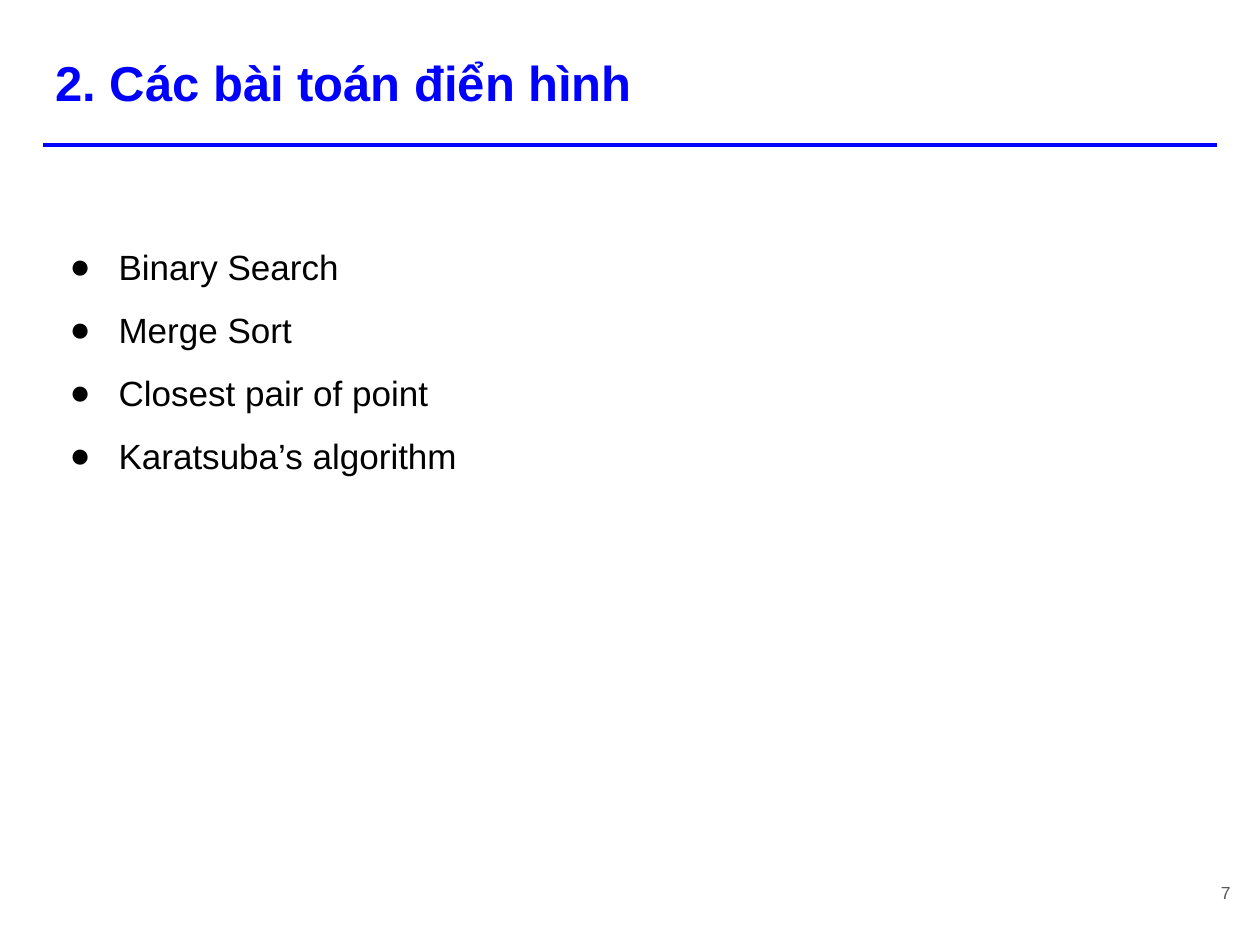
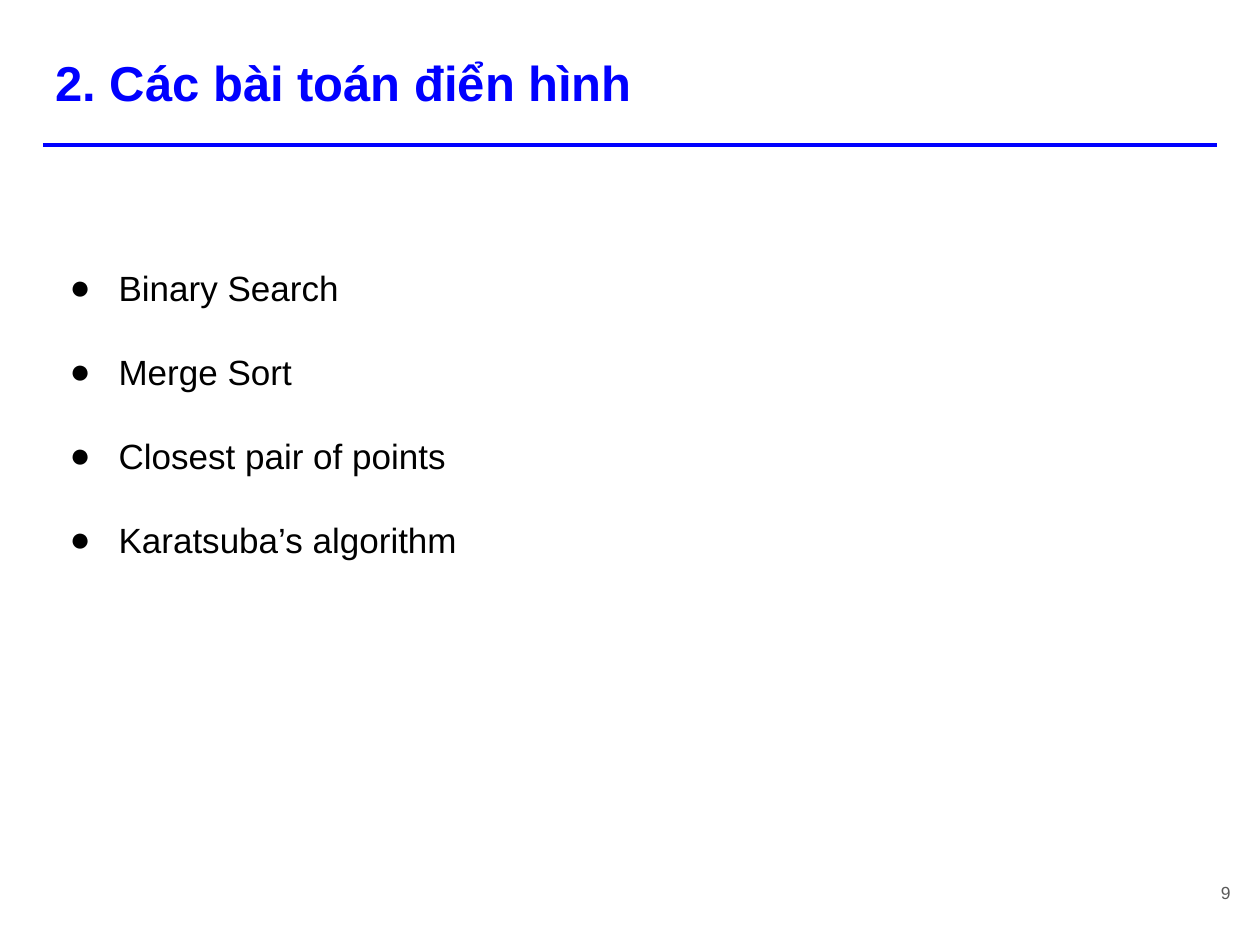
Before and after one commit to tiennvcs/CS112.L11.KHTN-DesignAnalysisAlgorithm, a slide deck: slide 9 of Seminar/[Seminar] Divide and Conquer.pptx (slide 7 before the commit). Drawn at 1260x945 pixels with LibreOffice and Linux fonts; fonts in the diff are those of the drawing. Boxes give left, top, right and bottom in pixels: in the first picture for what was removed or moved away, otherwise in the second. Text is boxed around its words. In the diff, an @@ line names an element or a change of style, - is before the commit and + after.

```diff
--- a/Seminar/[Seminar] Divide and Conquer.pptx
+++ b/Seminar/[Seminar] Divide and Conquer.pptx
@@ text at <box>119,275,457,560</box>: line spacing 1.5 to 2 @@
@@ text at <box>119,443,445,476</box>: text changed @@
-● Closest pair of point
+● Closest pair of points
@@ page number at <box>1221,887,1231,899</box>: text changed @@
-7
+9
```
Also in this commit, not shown: 16 other slides changed, 7 slides added, 1 slide removed.
